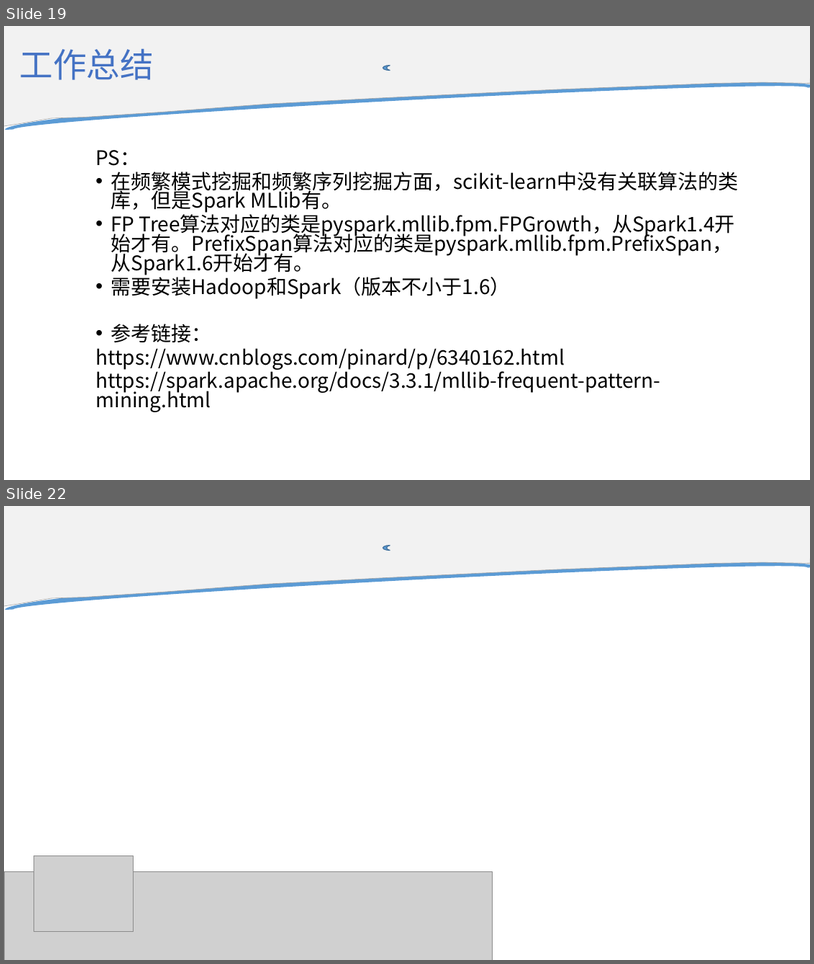
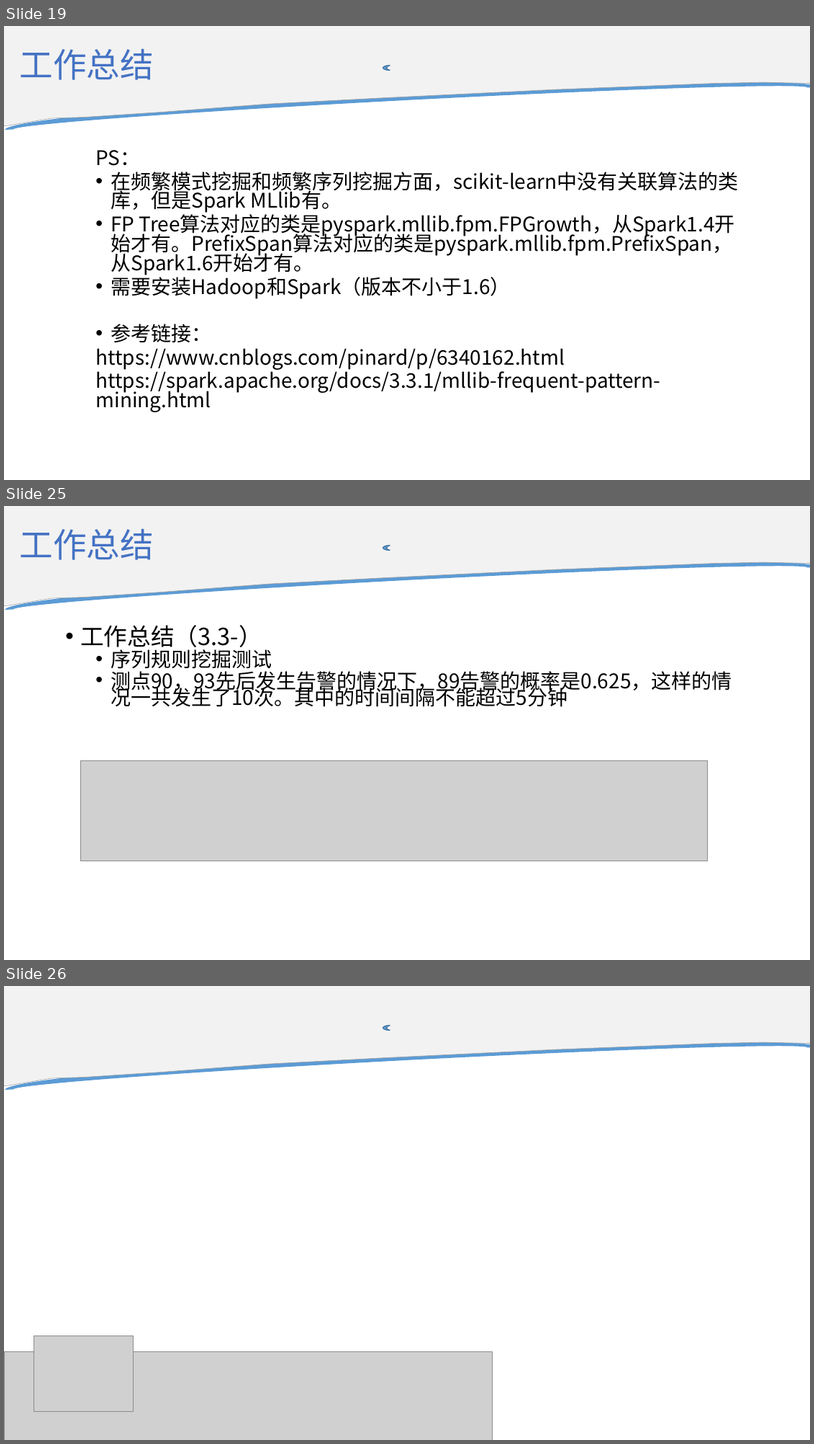
Before and after one commit to Xsaopig/C4_5G, a slide deck: 承载网故障检测项目工作汇报.pptx. Shown one above the other, each under a label of ours: slides 19 and 22 before the commit, slides 19, 25 and 26 after it; the slides between them are not shown. The pictures are 814x964 and 814x1444 pixels, drawn with LibreOffice and Linux fonts; fonts in the diff are those of the drawing; grey boxes stand for pictures; background and template pictures are left out. Boxes give left, top, right and bottom in pixels: in the first picture for what was removed or moved away, otherwise in the second. Text is boxed around its words. In the diff, an @@ line names an element or a change of style, - is before the commit and + after.

```diff
--- a/承载网故障检测项目工作汇报.pptx
+++ b/承载网故障检测项目工作汇报.pptx
@@ slide 25 added at [4, 506, 810, 960], background #FFFFFF; not listed: 3 template elements that a slide beside it also shows @@
@@ title added at [19, 528, 154, 560], 40 pt, text #4472C4 @@
+工作总结
@@ text added at [80, 625, 732, 707], 24 pt, text #000000 @@
+• 工作总结（3.3-）
+  • 序列规则挖掘测试
+  • 测点90，93先后发生告警的情况下，89告警的概率是0.625，这样的情况一共发生了10次。其中的时间间隔不能超过5分钟
@@ picture added at [80, 760, 708, 860] @@
@@ what was slide 22 is now slide 26 @@
```
Also in this commit, not shown: 1 slide changed, 4 other slides added, 1 slide removed, 6 other files.
